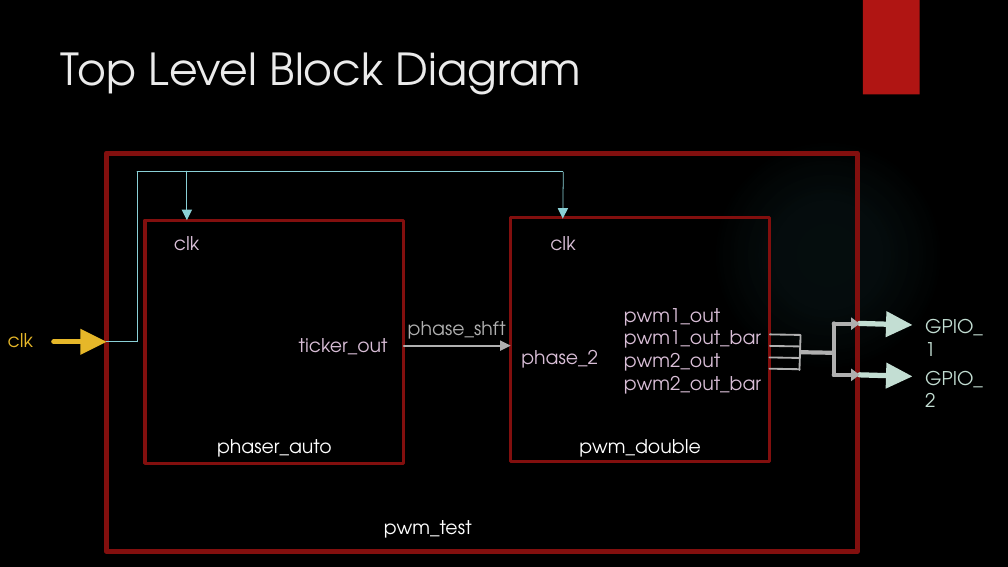
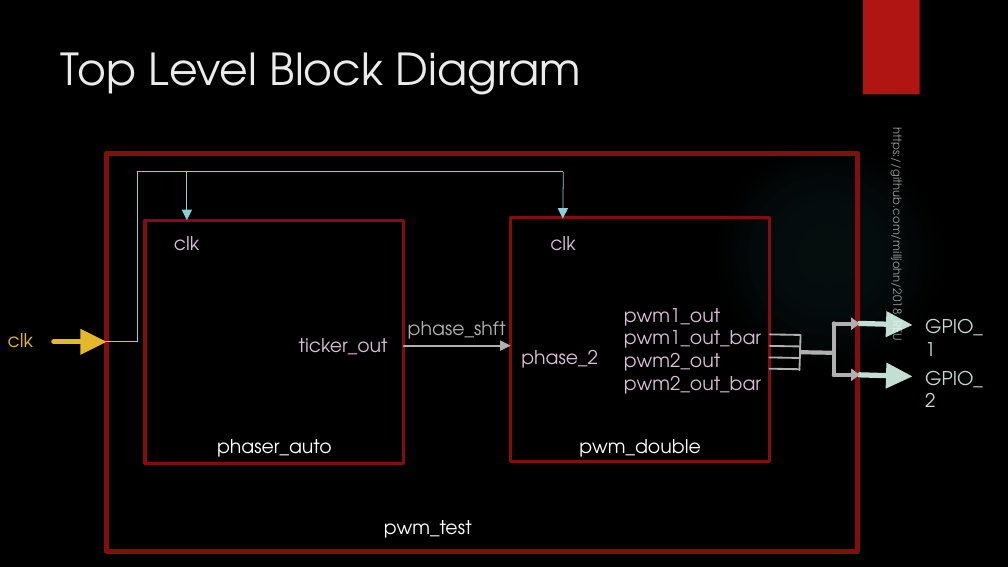
Before and after one commit to milljohn/2018_REU, a slide deck: slide 26 of REU_Final.pptx. Drawn at 1008x567 pixels with LibreOffice and Linux fonts; fonts in the diff are those of the drawing; background and template pictures are left out. Boxes give left, top, right and bottom in pixels: in the first picture for what was removed or moved away, otherwise in the second. Text is boxed around its words. In the diff, an @@ line names an element or a change of style, - is before the commit and + after.

```diff
--- a/REU_Final.pptx
+++ b/REU_Final.pptx
@@ text added at (887, 148, 907, 334), 11 pt, text #FFFFFF at 60% opacity @@
+https://github.com/milljohn/2018_REU
```
Also in this commit, not shown: 11 other slides changed, 9 slides added, 9 slides removed, 2 other files.
